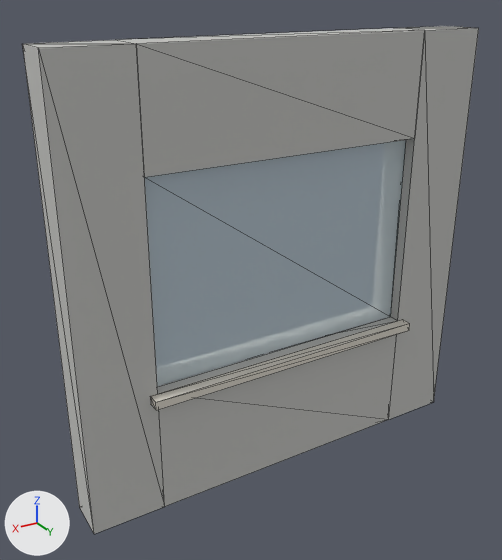
A saved change to the glTF model assets/kits/building/fac_concrete_win_c.glb.
The view is the same before and after, from a 50 mm lens placed at (3.93, 3.83, 3.3), pointed at (1.7, 0.11, 1.43). Every picture has the same lights, and +X, +Y and +Z are marked at lower left. The older version comes first. Mesh edges are drawn as thin lines. Objects named as collision shapes, trigger or cutter boxes, shadow casters or lower levels of detail are left out. Vertices at exactly the same position are counted once.

Objects in the first picture: 'fac_concrete_win_c'.
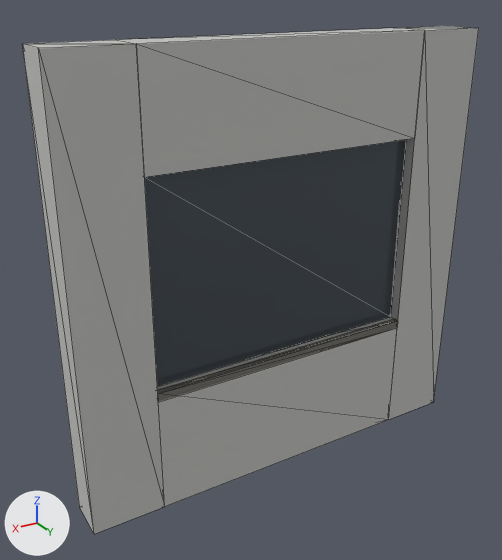
Pixel boxes (x1, y1, x2, y2) of what changed, in the pictures (502 x 560 px; the box of a moved part takes in the faces that stretch with it):
```json
{"part": 1, "of": "me_fac_concrete_win_c", "change": "moved or reshaped", "before": [150, 319, 410, 410], "after": [158, 320, 398, 402]}
{"part": 2, "of": "me_fac_concrete_win_c", "change": "recoloured", "before": [144, 140, 406, 387], "after": [144, 140, 406, 387]}
```

Scene script edits in JSON lines:
```json
{"op": "add", "block": "mat_m_window", "code": ["mat_m_window = principled_material('M_window')", "mat_m_window.base_color = (0.1, 0.12, 0.14)  # dark grey #596169", "mat_m_window.metallic = 0.6", "mat_m_window.roughness = 0.08"]}
{"block": "me_fac_concrete_win_c", "where": "# used by ob_fac_concrete_win_c; location = (0.0, 0.0, 0.0)"}
{"op": "remove", "block": "me_fac_concrete_win_c", "code": "me_fac_concrete_win_c.from_pydata(...)  # 40 vertices, 72 faces; spans x 0.0..3.0, y 0.0..0.38, z 0.0..3.0"}
{"op": "add", "block": "me_fac_concrete_win_c", "code": "me_fac_concrete_win_c.from_pydata(...)  # 38 vertices, 72 faces; spans x 0.0..3.0, y 0.0..0.3, z 0.0..3.0"}
{"block": "me_fac_concrete_win_c", "change": "me_fac_concrete_win_c part 1"}
{"block": "me_fac_concrete_win_c", "change": "8 vertices are removed from x 0.45..2.55, y 0.3..0.38, z 0.84..0.9"}
{"block": "me_fac_concrete_win_c", "change": "12 faces are deleted"}
{"block": "me_fac_concrete_win_c", "change": "6 vertices are added at (0.5, 0.3, 0.84), (0.5, 0.26, 0.84), (0.5, 0.26, 0.9), (2.5, 0.3, 0.84), (2.5, 0.26, 0.9), (2.5, 0.26, 0.84)"}
{"block": "me_fac_concrete_win_c", "change": "12 new faces join them, mat_m_stone (light grey #dfdace)"}
{"block": "me_fac_concrete_win_c", "change": "me_fac_concrete_win_c part 2: 12 faces spanning x 0.5..2.5, y 0.2..0.22, z 0.9..2.3 switch from mat_m_glass (pale blue #daedf6) to mat_m_window (dark grey #596169)"}
```
